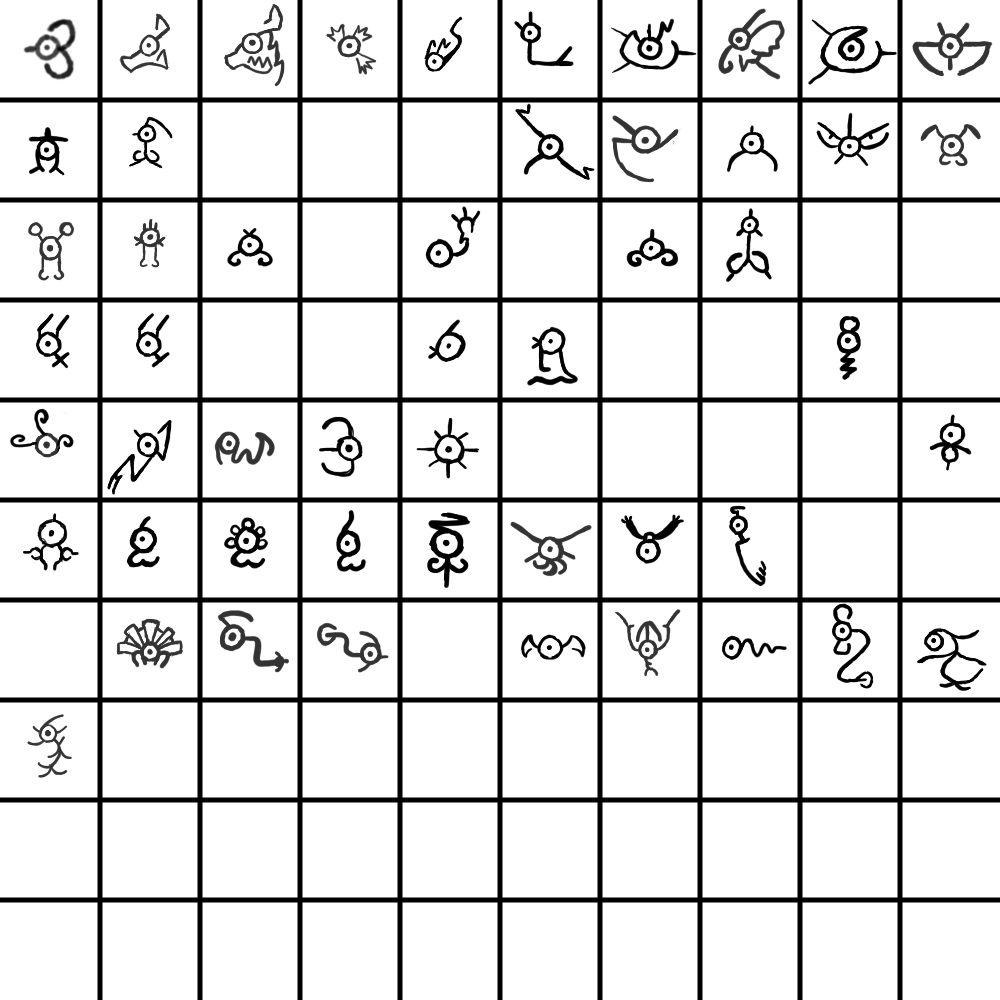
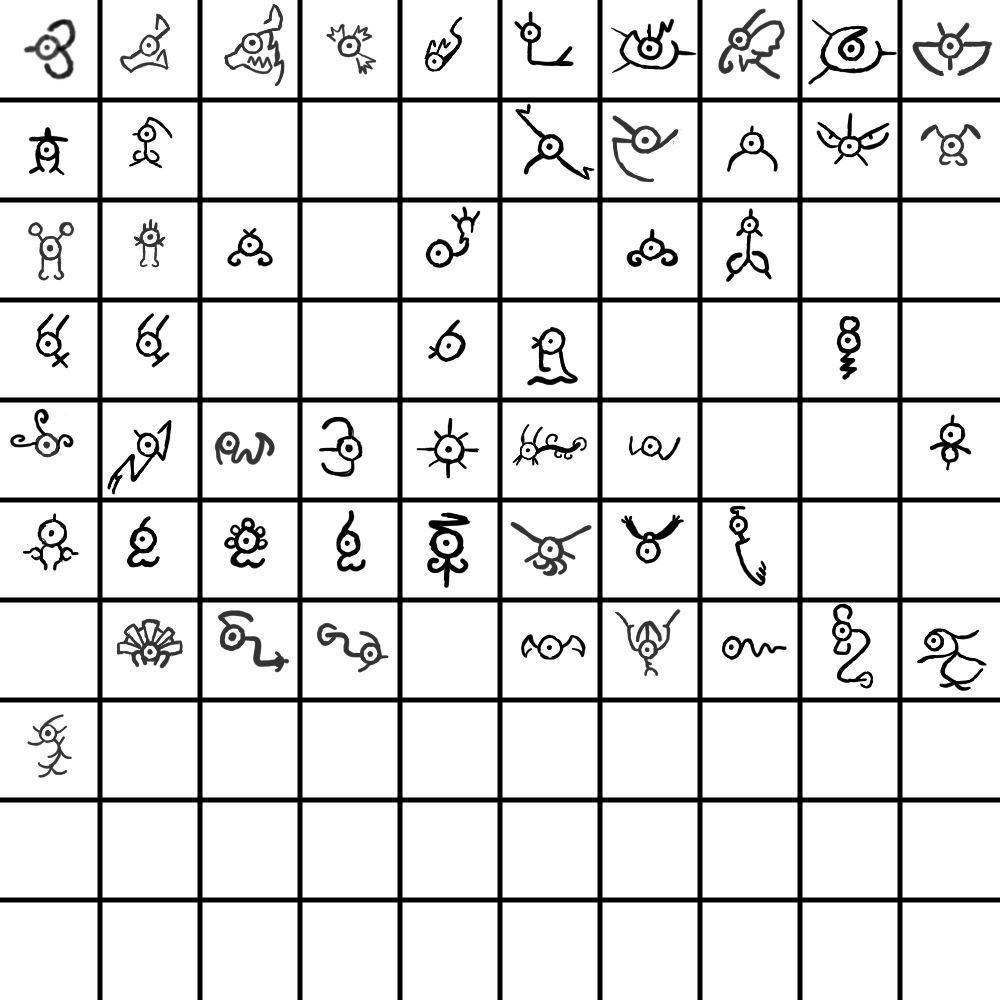
Layered file, before and after one edit (1000 × 1000). Changes by layer:
painted on "Paint Layer 1" over bbox(512, 424, 681, 466)
